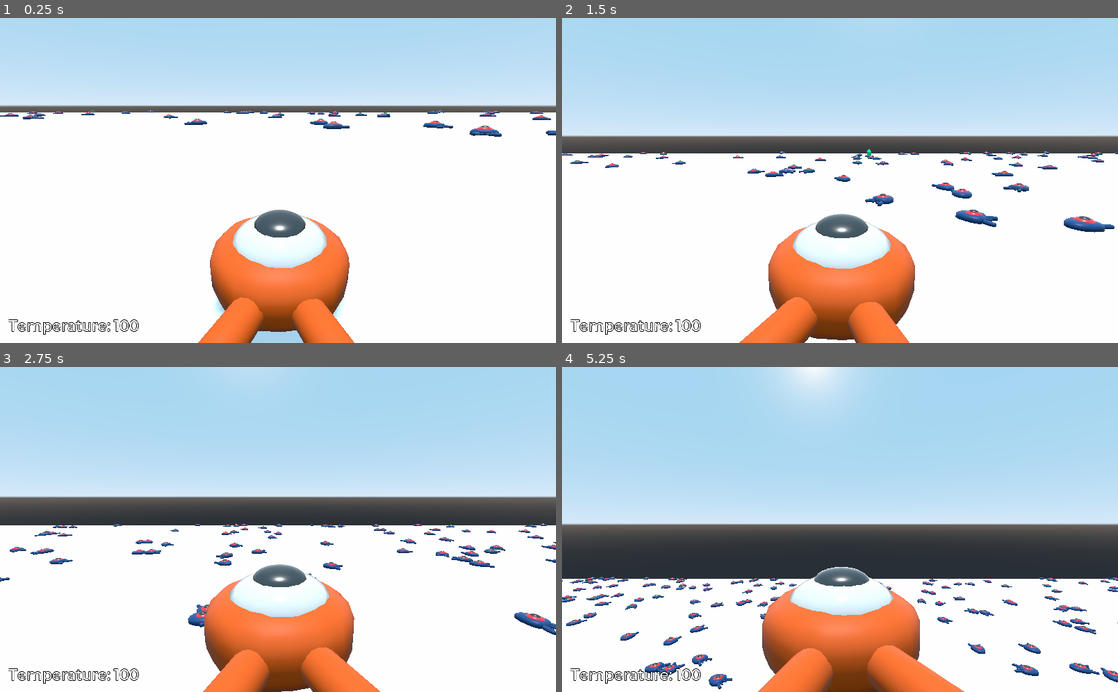
Above: before the commit, frames 1-4 (two rows, left to right).
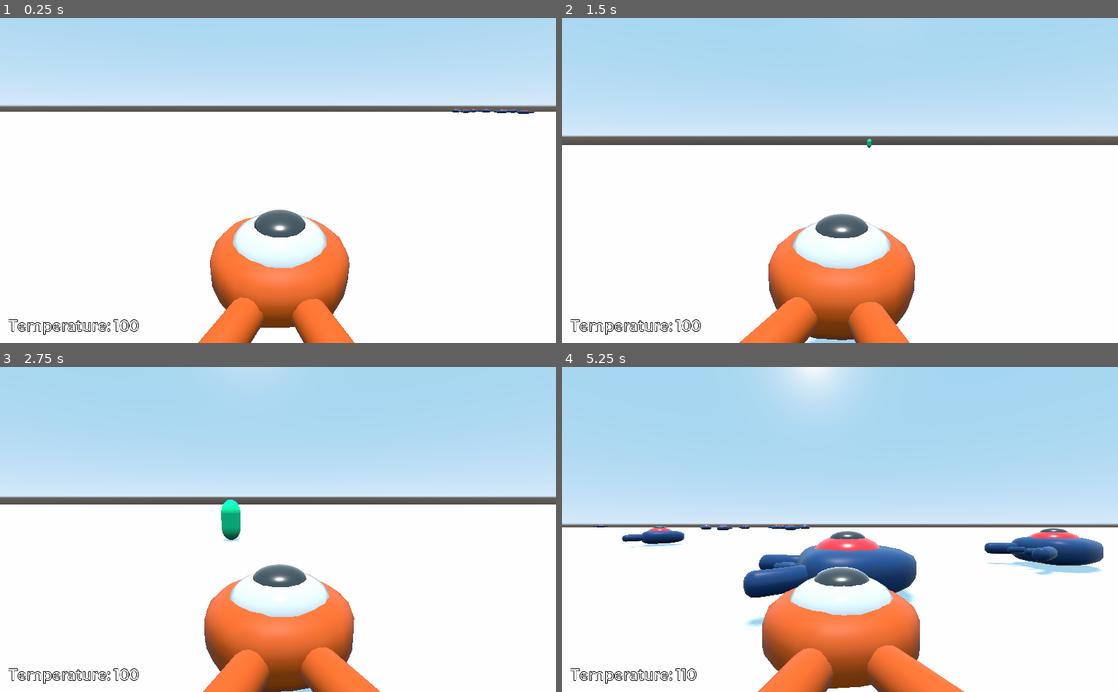
Above: after the commit, the same moments.

Repository: PancakeB0Y/penguin_run
Game: Godot game, scene res://Main.tscn
Same seed, same stepped clock (60 frames per second), same inputs: the game is played once before the commit and once after it.
Inputs (mouse positions are in pixels of both pictures, inside the frame that each line leads up to):
- Up to frame 1 (0.25 s): no input
- Up to frame 2 (1.5 s): tap Enter (ui_accept) at 0.5 s; move the mouse to (867, 180) at 0.52 s; hold Enter (ui_accept) 0.53-1.28 s; hold W (move_forward) from 0.53 s (still down); tap Space (jump) at 0.77, 0.8, 1.07, 1.35 s; move the mouse to (812, 180) at 1.27 s
- Up to frame 3 (2.75 s): keep holding W (move_forward); tap Space (jump) at 1.52, 1.82, 2.3 s; tap Enter (ui_accept) at 1.55 s; move the mouse to (289, 523) at 2.02 s; hold E (interact) from 2.03 s (still down)
- Up to frame 4 (5.25 s): keep holding W (move_forward); move the mouse to (834, 536) at 2.77 s; release E (interact) at 2.78 s; tap Enter (ui_accept) at 2.85, 4.55 s; tap Space (jump) at 3.02, 3.32, 3.77, 3.8, 4.07, 4.35, 4.52, 4.82 s; move the mouse to (878, 532) at 3.52 s; hold Enter (ui_accept) 3.53-4.28 s; move the mouse to (795, 526) at 4.27 s; move the mouse to (845, 529) at 5.02 s; hold E (interact) from 5.03 s (still down)

The runs differ from the first frame. In frame 1, 1.5% of the frame differs, in the area x 0-100%, y 27-100%; in frame 2, 4.3%; in frame 3, 8.2%; in frame 4, 19%, in the area x 0-100%, y 48-100%.

Commit message:
Fixed penguin rendering and spawning

Diff:
--- a/Main.gd
+++ b/Main.gd
@@ -5,8 +5,7 @@
 func _ready():
 	randomize()
 
-	for i in 10000:
-		var penguin = penguin_scene.instance()
+	for i in 100:
 		var n1 = randf()
 		var n2 = randf()
 		var max_distance = 500
@@ -15,24 +14,34 @@
 		var x = cos(angle)*radius
 		var z = sin(angle)*radius
 		var location = Vector3(x, 0, z)
-		add_child(penguin)
-		penguin.intitialize(location)
+
+		var loops = rand_range(5, 10)
+		for j in loops:
+			var penguin = penguin_scene.instance()
+			var randx = rand_range(-10, 10)
+			var randz = rand_range(-10, 10)
+			location.x += randx
+			location.z += randz
+			add_child(penguin)
+			penguin.intitialize(location)
+
+
 
 
 func _unhandled_input(event):
 	if event.is_action_pressed("ui_accept") and $UserInterface/Win.visible:
 		get_tree().reload_current_scene()
-		get_tree().set_pause(false)
+		#get_tree().set_pause(false)
 
 func _on_Player_win():
-	get_tree().set_pause(true)
+	#get_tree().set_pause(true)
 	$UserInterface/Win.show()
 
-#func _on_PenguinTimer_timeout():
-#	var penguin = penguin_scene.instance()
+func _on_PenguinTimer_timeout():
+	var penguin = penguin_scene.instance()
 
-#	var penguin_spawn_location = $SpawnPath/SpawnLocation
-#	penguin_spawn_location.unit_offset = randf()
+	var penguin_spawn_location = $SpawnPath/SpawnLocation
+	penguin_spawn_location.unit_offset = randf()
 
-#	add_child(penguin)
-#	penguin.intitialize(penguin_spawn_location.translation)
+	add_child(penguin)
+	penguin.intitialize(penguin_spawn_location.translation)
--- a/Main.tscn
+++ b/Main.tscn
@@ -79,6 +79,7 @@
 align = 1
 
 [node name="CameraPivot" type="Spatial" parent="."]
+transform = Transform( 1, 0, 0, 0, 1, 0, 0, 0, 1, 0, 0, -92 )
 
 [node name="Camera" type="Camera" parent="CameraPivot"]
 transform = Transform( 1, 0, 0, 0, -4.37114e-08, 1, 0, -1, -4.37114e-08, 0, 31.592, -18.3 )
@@ -93,7 +94,6 @@
 
 [node name="PenguinTimer" type="Timer" parent="."]
 wait_time = 0.7
-autostart = true
 
 [connection signal="win" from="Player" to="." method="_on_Player_win"]
 [connection signal="timeout" from="PenguinTimer" to="." method="_on_PenguinTimer_timeout"]
--- a/Penguin.gd
+++ b/Penguin.gd
@@ -24,9 +24,20 @@
 	if translation.y < -15:
 		queue_free()
 
-	if distance > 100:
-		#set_physics_process(false)
-		set_pause_mode(false)
+	if distance > 75:
+		set_process(true)
+		set_physics_process(false)
+
+func _process(_delta):
+	update_counter += 1
+	if update_counter >= 20:
+		player_pos = player.transform.origin
+		distance = sqrt(pow(player_pos.x - translation.x, 2) + pow(player_pos.z - translation.z, 2))
+		update_counter = 0
+
+	if distance <= 75:
+		set_physics_process(true)
+		set_process(false)
 
 func intitialize(start_position):
 	translation = start_position
--- a/Penguin.tscn
+++ b/Penguin.tscn
@@ -16,5 +16,5 @@
 transform = Transform( 1, 0, 0, 0, 1, 0, 0, 0, 1, 0, 0.4, 0 )
 
 [node name="CollisionShape" type="CollisionShape" parent="."]
-transform = Transform( 0.7, 0, 0, 0, -3.0598e-08, -0.8, 0, 0.7, -3.49691e-08, 0, 1.5, 0 )
+transform = Transform( 1, 0, 0, 0, -4.37114e-08, -0.8, 0, 1, -3.49691e-08, 0, 1.5, 0 )
 shape = SubResource( 1 )
--- a/Player.gd
+++ b/Player.gd
@@ -4,14 +4,13 @@
 # How fast the player moves in meters per second.
 export var speed = 50.0
 # The downward acceleration when in the air, in meters per second squared.
-export var fall_acceleration = 70.0
+export var fall_acceleration = 75.0
 # Jump length in the Y dimension
-export var jump_impulse = 25.0
+export var jump_impulse = 20.0
 export var in_interact_range = false
 var cur_body
 
 var velocity = Vector3.ZERO
-
 func _physics_process(delta):
 	# We create a local variable to store the input direction.
 	var cam_direction = -$Camroot.camrot_h * PI/180
@@ -35,14 +34,14 @@
 
 	velocity.x = direction.x * speed
 	velocity.z = direction.z * speed
-	#is_on_floor()
-	if Input.is_action_pressed("jump"):
+
+	if is_on_floor() and Input.is_action_just_pressed("jump"):
 		direction.y += 1
 		velocity.y += jump_impulse
 
-	#velocity.y -= fall_acceleration * delta
+	velocity.y -= fall_acceleration * delta
 	velocity = move_and_slide(velocity, Vector3.UP)
-	velocity.y = 0
+	#velocity.y = 0
 	#$Pivot.rotation.x = PI / 6 * velocity.y / jump_impulse
 
 	if in_interact_range:
@@ -55,6 +54,7 @@
 func win():
 	emit_signal("win")
 	$Camroot/h/v/Camera.set_current(false)
+	set_physics_process(false)
 
 func _on_WinDetector_body_entered(_body):
 	win()
@@ -63,5 +63,5 @@
 	in_interact_range = true
 	cur_body = body
 
-func _on_InteractRange_body_exited(body):
+func _on_InteractRange_body_exited(_body):
 	in_interact_range = false
